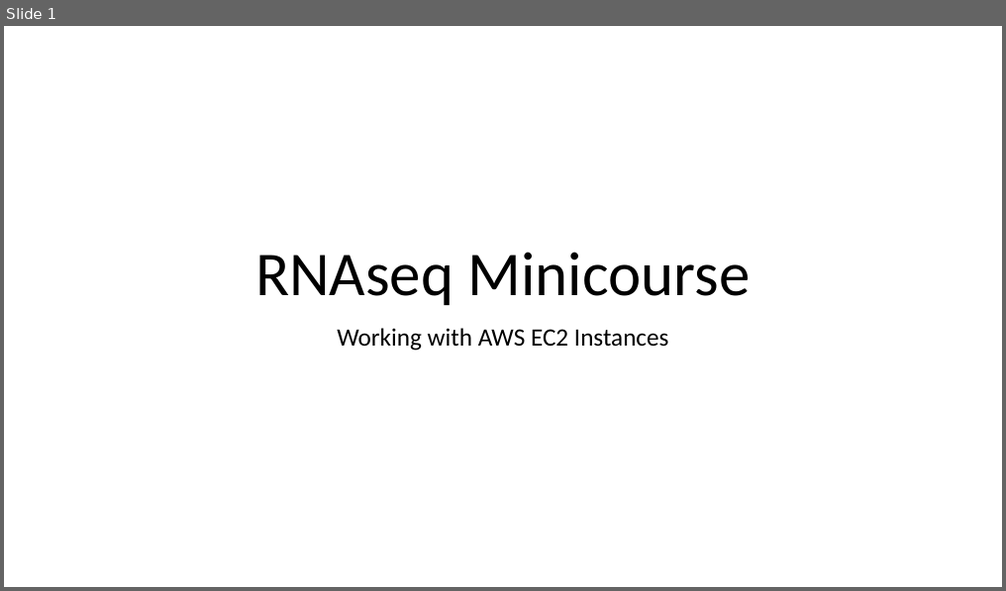
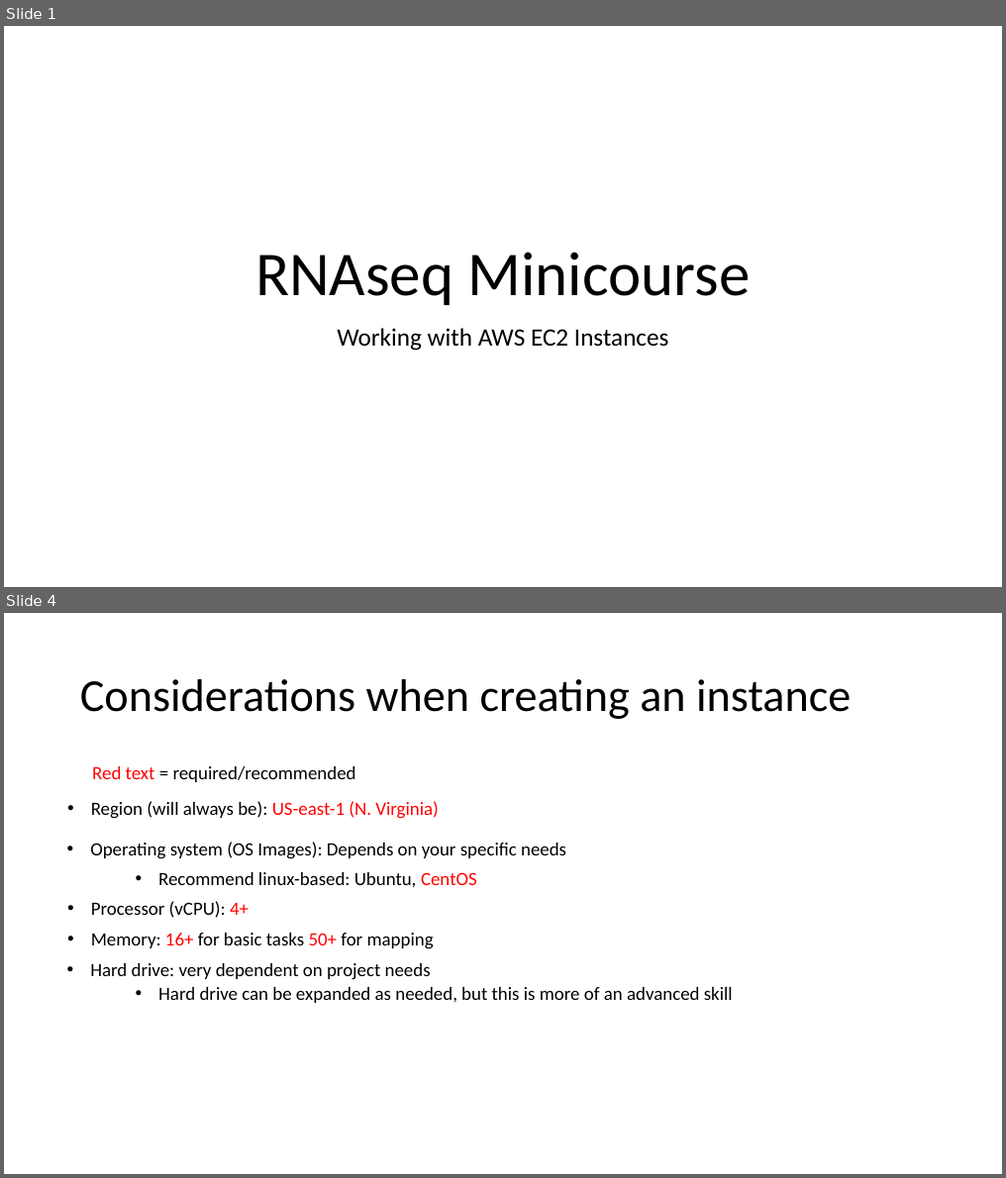
Before and after one commit to tpaape/RNAseq_Miniworkshop, a slide deck: Presentations/Working with AWS EC2 Instances.pptx. Shown one above the other, each under a label of ours: slide 1 before the commit, slides 1 and 4 after it; the slides between them are not shown. The pictures are 1006x591 and 1006x1178 pixels, drawn with LibreOffice and Linux fonts; fonts in the diff are those of the drawing. Boxes give left, top, right and bottom in pixels: in the first picture for what was removed or moved away, otherwise in the second. Text is boxed around its words. In the diff, an @@ line names an element or a change of style, - is before the commit and + after.

```diff
--- a/Presentations/Working with AWS EC2 Instances.pptx
+++ b/Presentations/Working with AWS EC2 Instances.pptx
@@ slide 4 added at <box>4,613,1002,1174</box>, background #FFFFFF @@
@@ title added at <box>80,679,850,719</box>, 44 pt, text #000000 @@
+Considerations when creating an instance
@@ text added at <box>92,766,356,782</box>, 18 pt, text #000000 @@
+Red text = required/recommended
@@ text added at <box>91,801,439,819</box>, 18 pt, text #000000 @@
+• Region (will always be): US-east-1 (N. Virginia)
@@ text added at <box>90,842,566,860</box>, 18 pt, text #000000 @@
+• Operating system (OS Images): Depends on your specific needs
@@ text added at <box>158,872,477,888</box>, 18 pt, text #000000 @@
+• Recommend linux-based: Ubuntu, CentOS
@@ text added at <box>91,901,249,918</box>, 18 pt, text #000000 @@
+• Processor (vCPU): 4+
@@ text added at <box>91,933,434,950</box>, 18 pt, text #000000 @@
+• Memory: 16+ for basic tasks 50+ for mapping
@@ text added at <box>90,963,431,980</box>, 18 pt, text #000000 @@
+• Hard drive: very dependent on project needs
@@ text added at <box>158,987,733,1003</box>, 18 pt, text #000000 @@
+• Hard drive can be expanded as needed, but this is more of an advanced skill
```
Also in this commit, not shown: 3 other slides added, 1 slide removed, 6 other files.
